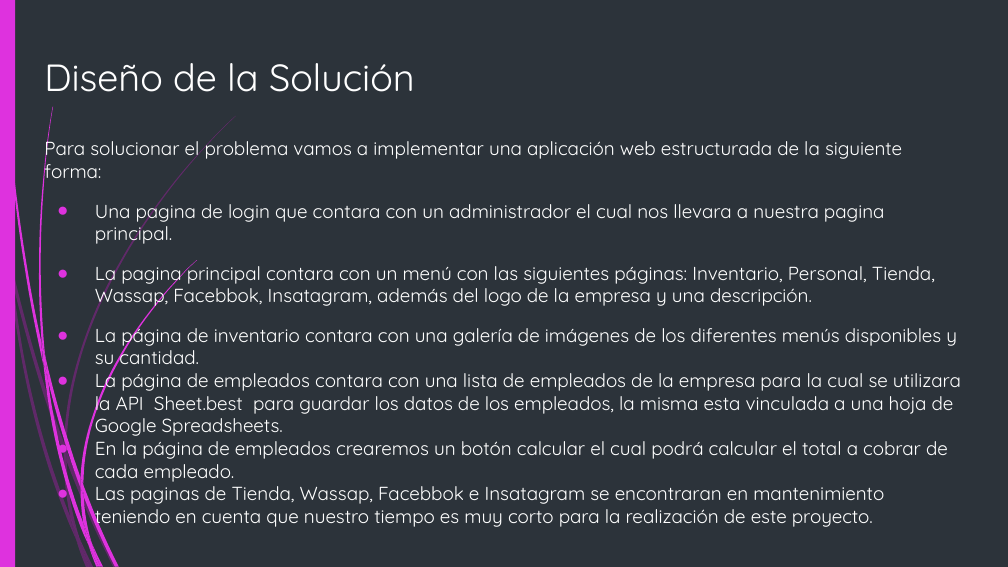
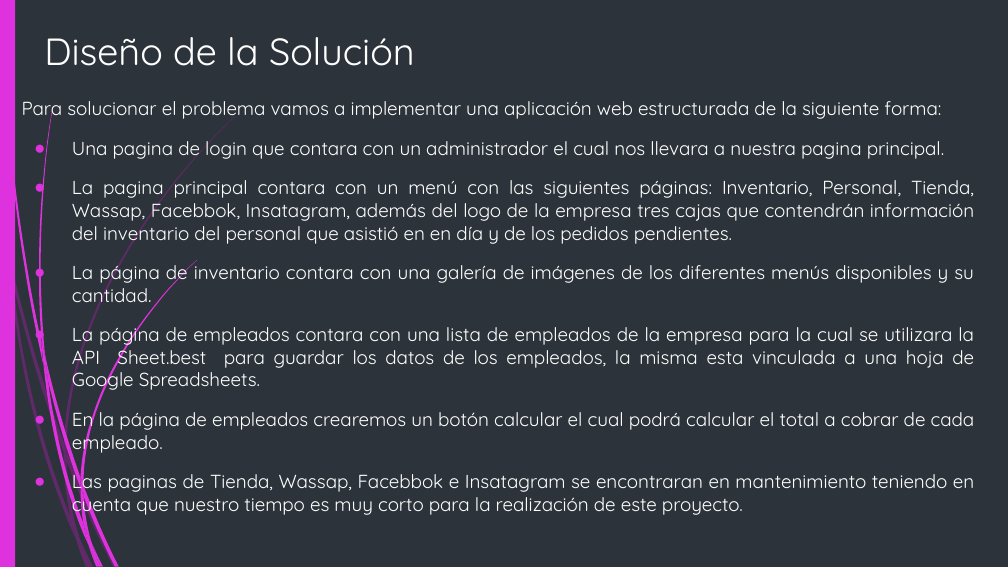
Before and after one commit to G4BOs/PyGDelicias, a slide deck: slide 4 of Presentacion/Presentación - Proyecto Final (1).pptx. Drawn at 1008x567 pixels with LibreOffice and Linux fonts; fonts in the diff are those of the drawing. Boxes give left, top, right and bottom in pixels: in the first picture for what was removed or moved away, otherwise in the second. Text is boxed around its words. In the diff, an @@ line names an element or a change of style, - is before the commit and + after.

```diff
--- a/Presentacion/Presentación - Proyecto Final (1).pptx
+++ b/Presentacion/Presentación - Proyecto Final (1).pptx
@@ title "Diseño de la Solución": place and size @@
-title "Diseño de la Solución" at [44, 63, 415, 92]
+title "Diseño de la Solución" at [44, 37, 415, 66]
@@ text "Para solucionar el problema vamos ...": place and size @@
-text "Para solucionar el problema vamos ..." at [44, 136, 961, 529]
+text "Para solucionar el problema vamos ..." at [22, 101, 975, 517]
@@ text at [22, 101, 975, 517]: alignment left to justified; more space between paragraphs @@
@@ text at [72, 174, 974, 246]: text changed @@
-● La pagina principal contara con un menú con las siguientes páginas: Inventario, Personal, Tienda, Wassap, Facebbok, Insatagram, además del logo de la empresa y una descripción.
+● La pagina principal contara con un menú con las siguientes páginas: Inventario, Personal, Tienda, Wassap, Facebbok, Insatagram, además del logo de la empresa tres cajas que contendrán información del inventario del personal que asistió en en día y de los pedidos pendientes.
```
Also in this commit, not shown: 5 other slides changed, 2 slides added.
